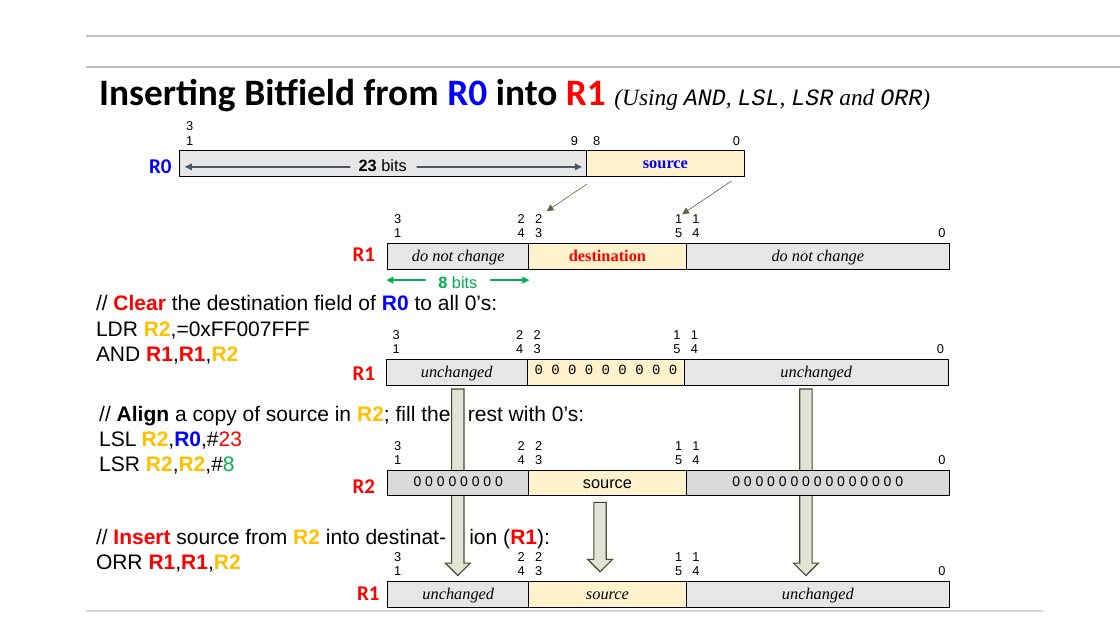
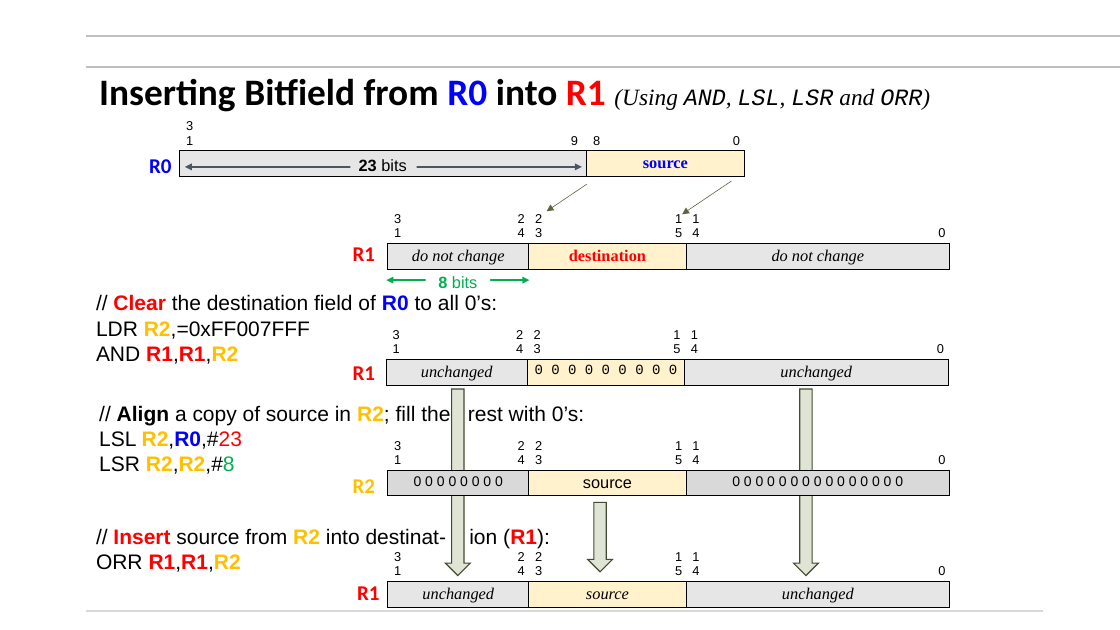
Before and after one commit to mikegrace2/CSEN20-Fall2026-Course-Website, a slide deck: slide 33 of Week06_ManipulatingBits/Ch07_ManipulatingBits_PlusExamples_V4.pptx. Drawn at 1120x630 pixels with LibreOffice and Linux fonts; fonts in the diff are those of the drawing; background and template pictures are left out. Boxes give left, top, right and bottom in pixels: in the first picture for what was removed or moved away, otherwise in the second. Text is boxed around its words. In the diff, an @@ line names an element or a change of style, - is before the commit and + after.

```diff
--- a/Week06_ManipulatingBits/Ch07_ManipulatingBits_PlusExamples_V4.pptx
+++ b/Week06_ManipulatingBits/Ch07_ManipulatingBits_PlusExamples_V4.pptx
@@ text "R2" at (353,479,375,493): text colour #FF0000 to #FFC000 @@
```
Also in this commit, not shown: 4 other slides changed.
